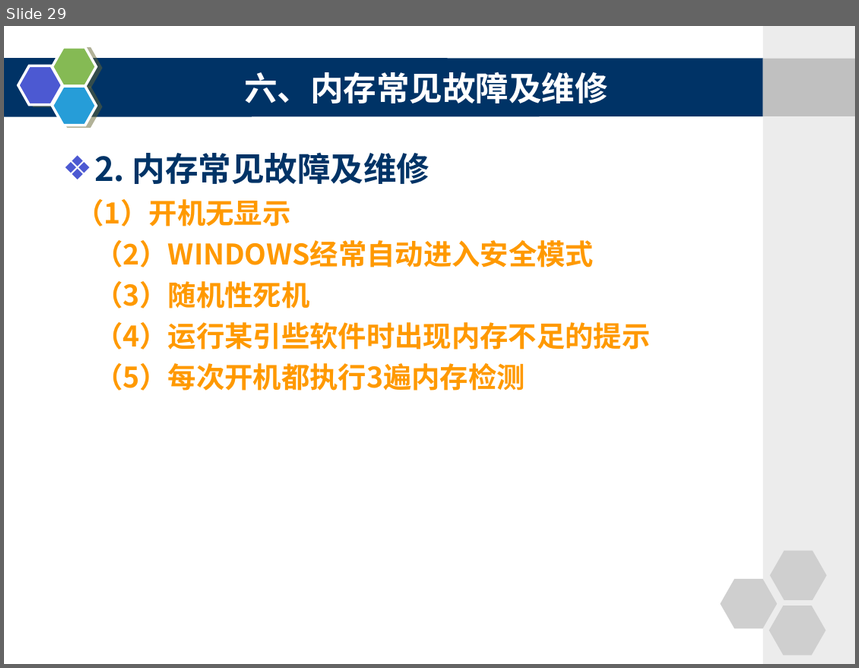
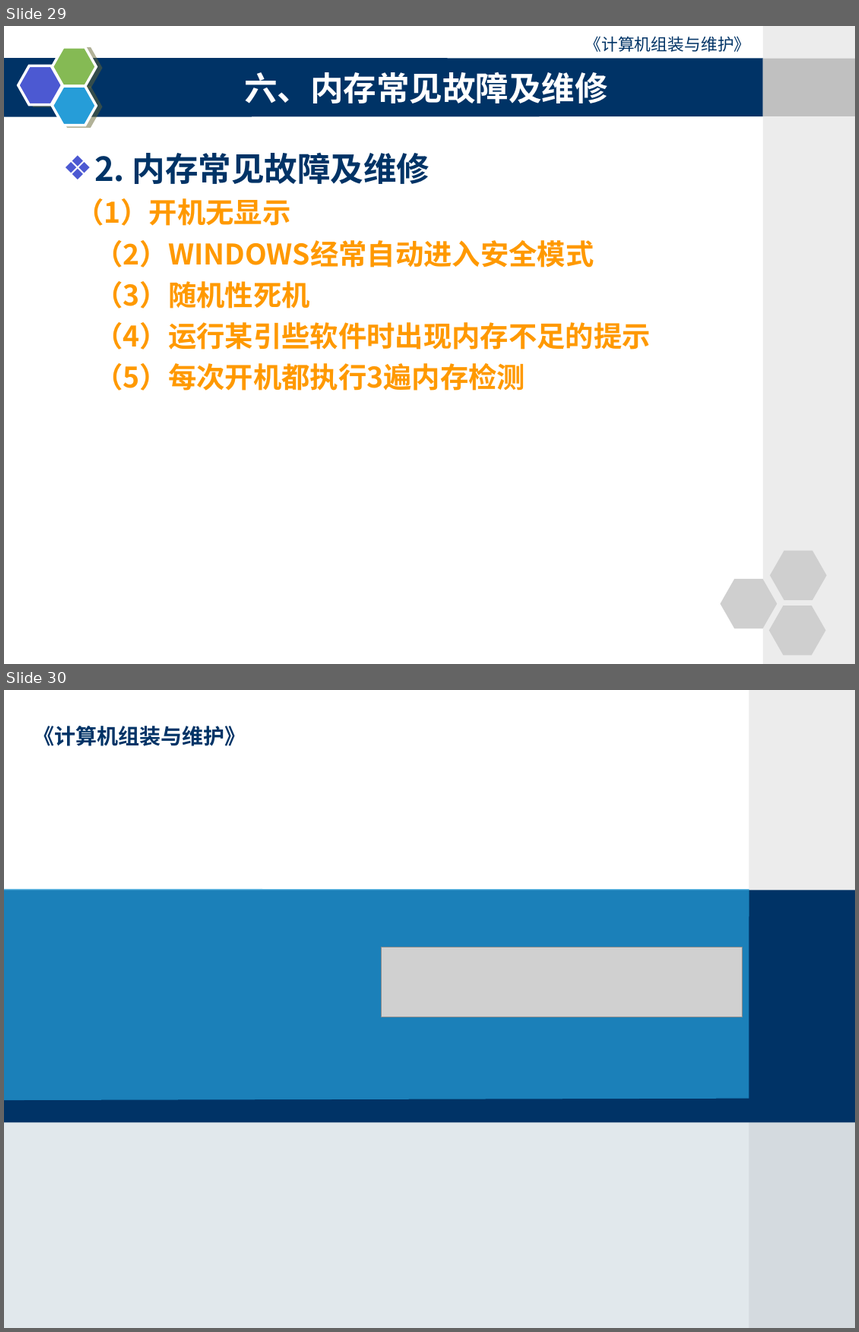
Before and after one commit to wutongyuliujia123/preparation, a slide deck: 计算机组装与维修/《计算机组装与维护》第四章电子课件.ppt.ppt. Shown one above the other, each under a label of ours: slide 29 before the commit, slides 29 and 30 after it. The pictures are 859x668 and 859x1332 pixels, drawn with LibreOffice and Linux fonts; fonts in the diff are those of the drawing; grey boxes stand for pictures; background and template pictures are left out. Boxes give left, top, right and bottom in pixels: in the first picture for what was removed or moved away, otherwise in the second. Text is boxed around its words. In the diff, an @@ line names an element or a change of style, - is before the commit and + after.

```diff
--- a/计算机组装与维修/《计算机组装与维护》第四章电子课件.ppt.ppt
+++ b/计算机组装与维修/《计算机组装与维护》第四章电子课件.ppt.ppt
@@ slide 30 added at [4,690,855,1328], background #FFFFFF @@
@@ rectangle added at [749,690,855,1328], fill #ECECEC @@
@@ text added at [34,726,246,746], 18 pt, text #003366, bold @@
+《计算机组装与维护》
@@ rectangle added at [4,890,855,1122], fill #003366 @@
@@ freeform shape added at [4,889,750,1100], fill #269DD8 at 73% opacity @@
@@ picture added at [381,948,742,1018] @@
@@ rectangle added at [4,1122,855,1328], fill #A0B5C4 at 31% opacity @@
@@ slide 29 changed as well @@
@@ text added at [585,36,751,52], 14 pt, text #003366 @@
+《计算机组装与维护》
```
Also in this commit, not shown: 28 other slides changed, 1 slide removed, 7 other files.
